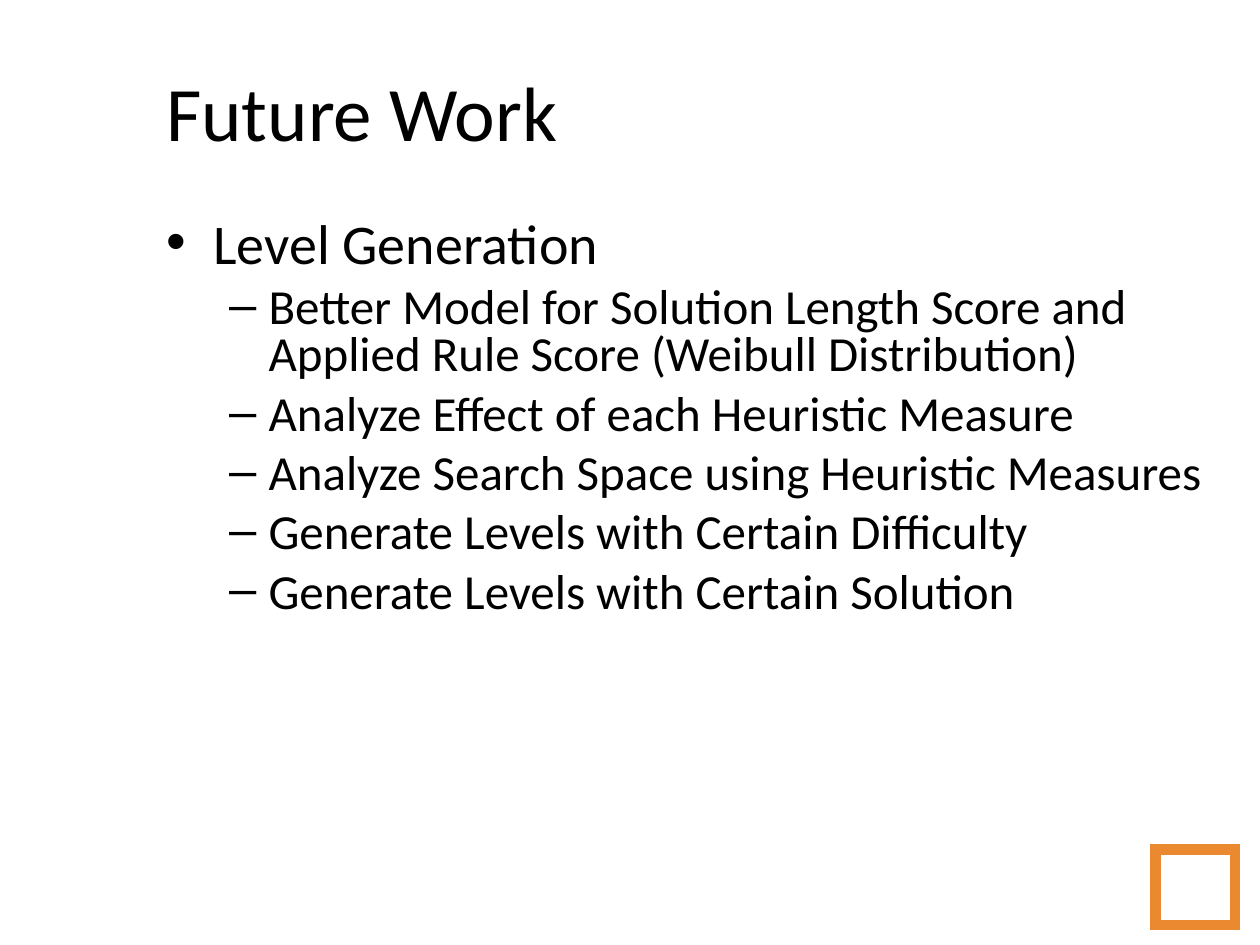
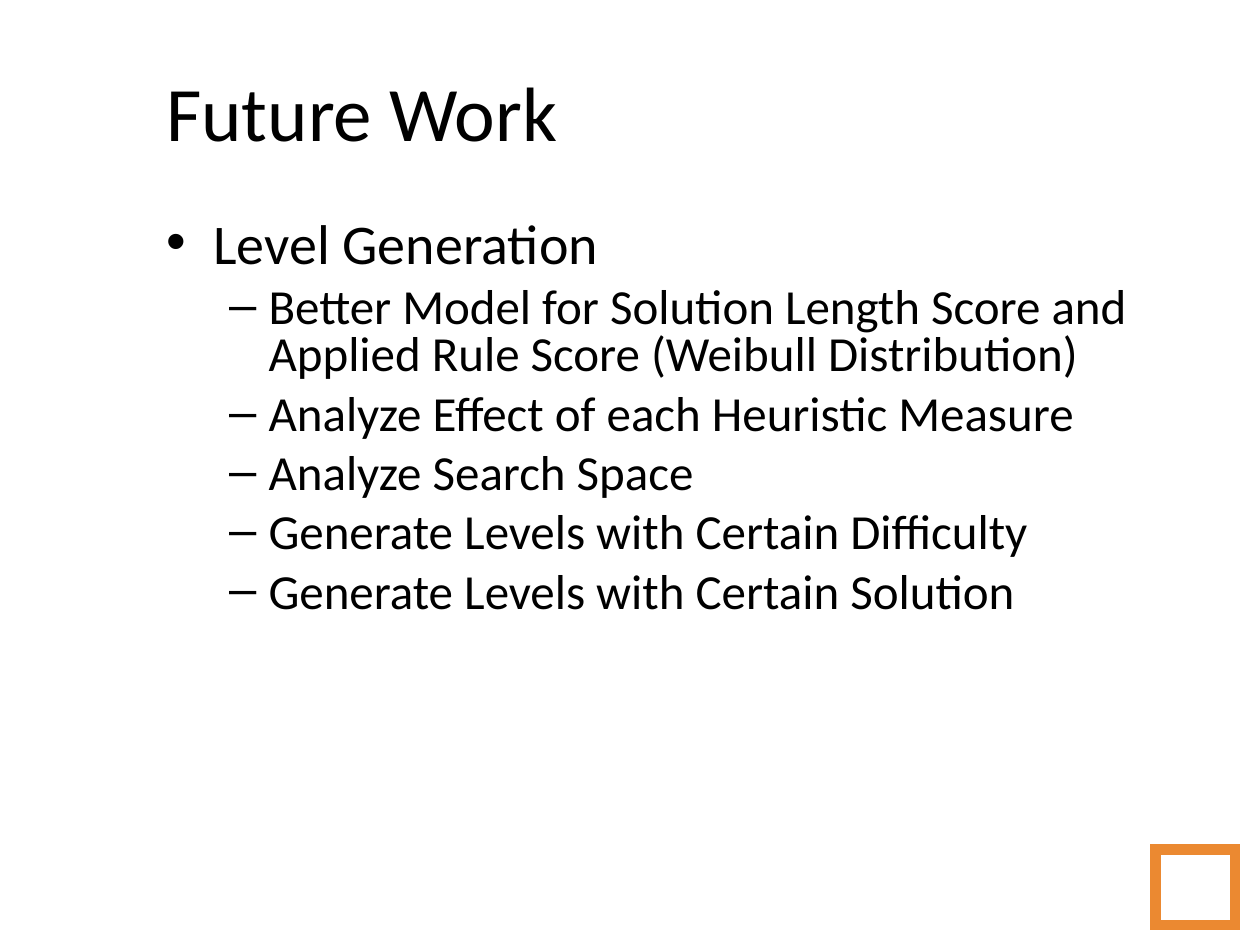
Before and after one commit to amidos2006/Automatic-Game-Script-Generation, a slide deck: slide 79 of Presentation/Automatic Game Script Generation - Short.ppt (slide 81 before the commit). Drawn at 1260x945 pixels with LibreOffice and Linux fonts; fonts in the diff are those of the drawing; background and template pictures are left out. Boxes give left, top, right and bottom in pixels: in the first picture for what was removed or moved away, otherwise in the second. Text is boxed around its words. In the diff, an @@ line names an element or a change of style, - is before the commit and + after.

```diff
--- a/Presentation/Automatic Game Script Generation - Short.ppt
+++ b/Presentation/Automatic Game Script Generation - Short.ppt
@@ text at <box>269,456,694,498</box>: text changed @@
-  – Analyze Search Space using Heuristic Measures
+  – Analyze Search Space
```
Also in this commit, not shown: 7 other slides changed, 2 slides removed, 15 other files.
